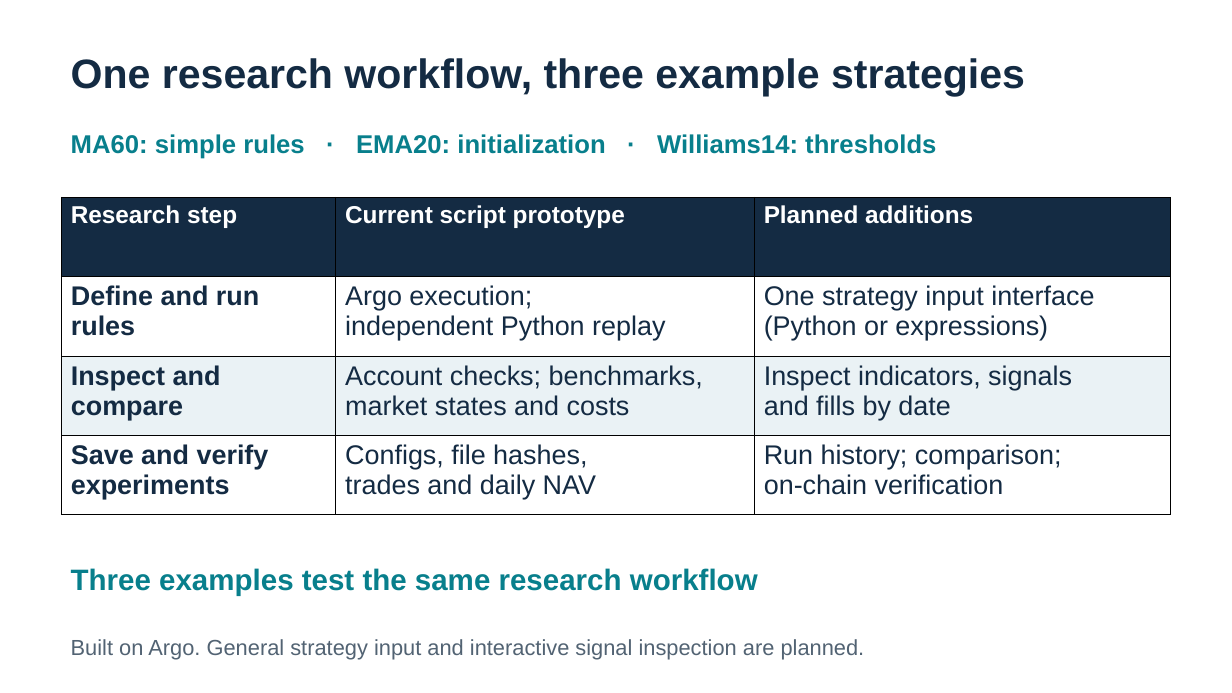
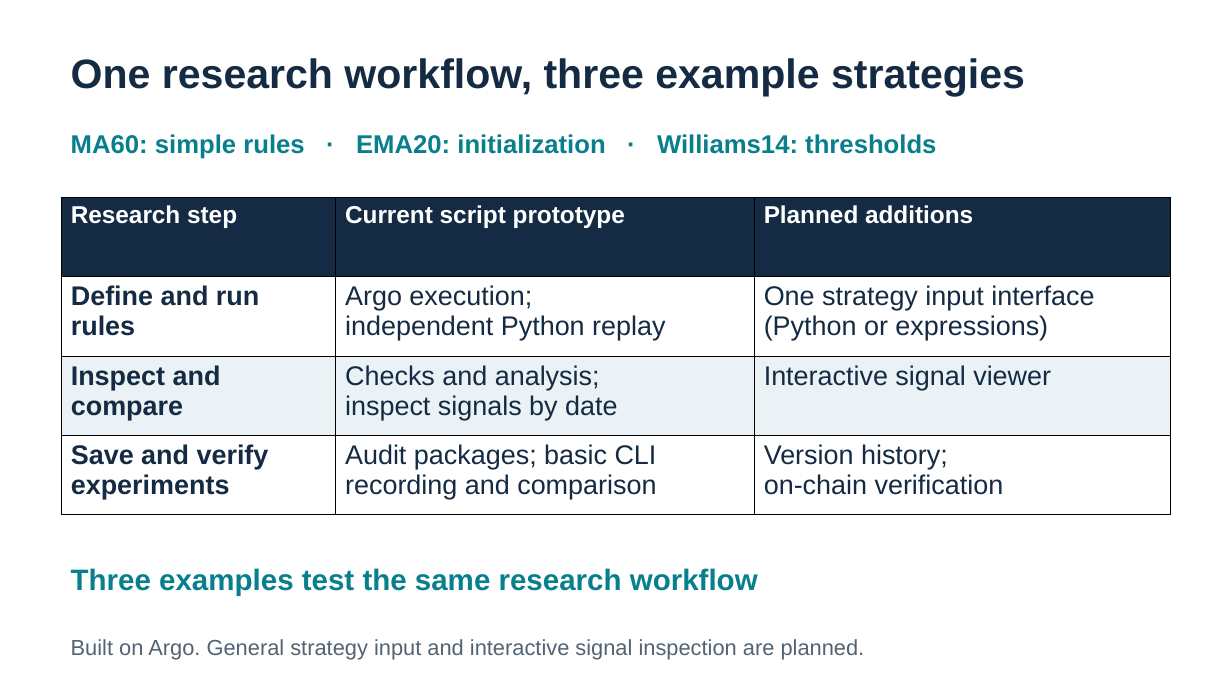
Before and after one commit to caraheqy-hub/msbd5017-crypto-quant, a slide deck: slide 2 of presentations/interim/group27_interim_qiyuan_2min.pptx. Drawn at 1232x693 pixels with LibreOffice and Linux fonts; fonts in the diff are those of the drawing. Boxes give left, top, right and bottom in pixels: in the first picture for what was removed or moved away, otherwise in the second. Text is boxed around its words. In the diff, an @@ line names an element or a change of style, - is before the commit and + after.

```diff
--- a/presentations/interim/group27_interim_qiyuan_2min.pptx
+++ b/presentations/interim/group27_interim_qiyuan_2min.pptx
@@ table at bbox=[62, 198, 1171, 516] @@
-row 3, column 2: Account checks; benchmarks, / market states and costs
+row 3, column 2: Checks and analysis; / inspect signals by date
-row 3, column 3: Inspect indicators, signals / and fills by date
+row 3, column 3: Interactive signal viewer
-row 4, column 2: Configs, file hashes, / trades and daily NAV
+row 4, column 2: Audit packages; basic CLI / recording and comparison
-row 4, column 3: Run history; comparison; / on-chain verification
+row 4, column 3: Version history; / on-chain verification
```
Also in this commit, not shown: 1 other slide changed, 1 other file.
